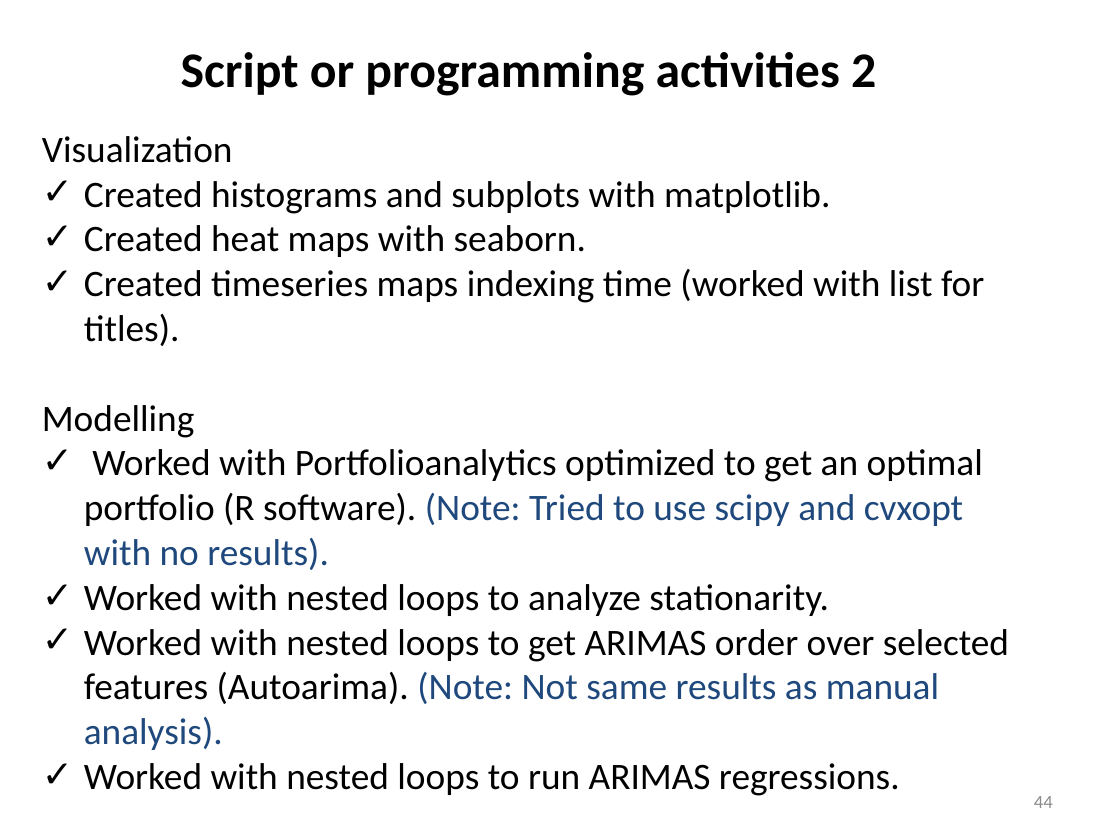
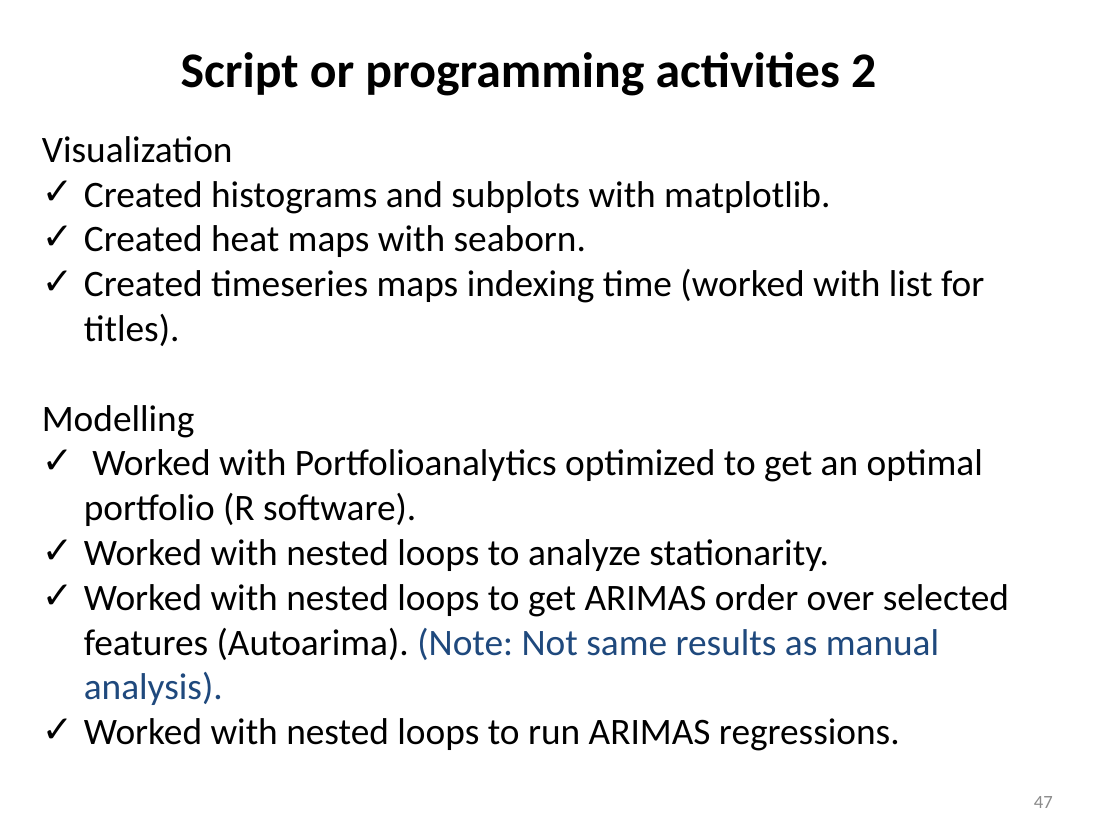
Before and after one commit to minoruronny79/DataIncubator_PortfolioInvestment_RealState, a slide deck: slide 47 of MaeshiroMinoru_HousePrices_USA.pptx (slide 44 before the commit). Drawn at 1120x840 pixels with LibreOffice and Linux fonts; fonts in the diff are those of the drawing. Boxes give left, top, right and bottom in pixels: in the first picture for what was removed or moved away, otherwise in the second. Text is boxed around its words. In the diff, an @@ line names an element or a change of style, - is before the commit and + after.

```diff
--- a/MaeshiroMinoru_HousePrices_USA.pptx
+++ b/MaeshiroMinoru_HousePrices_USA.pptx
@@ text at bbox=[84, 449, 983, 526]: text changed @@
-✓ Worked with Portfolioanalytics optimized to get an optimal portfolio (R software). (Note: Tried to use scipy and cvxopt with no results).
+✓ Worked with Portfolioanalytics optimized to get an optimal portfolio (R software).
@@ page number at bbox=[1034, 796, 1053, 808]: text changed @@
-44
+47
```
Also in this commit, not shown: 6 other slides changed, 3 slides added.
